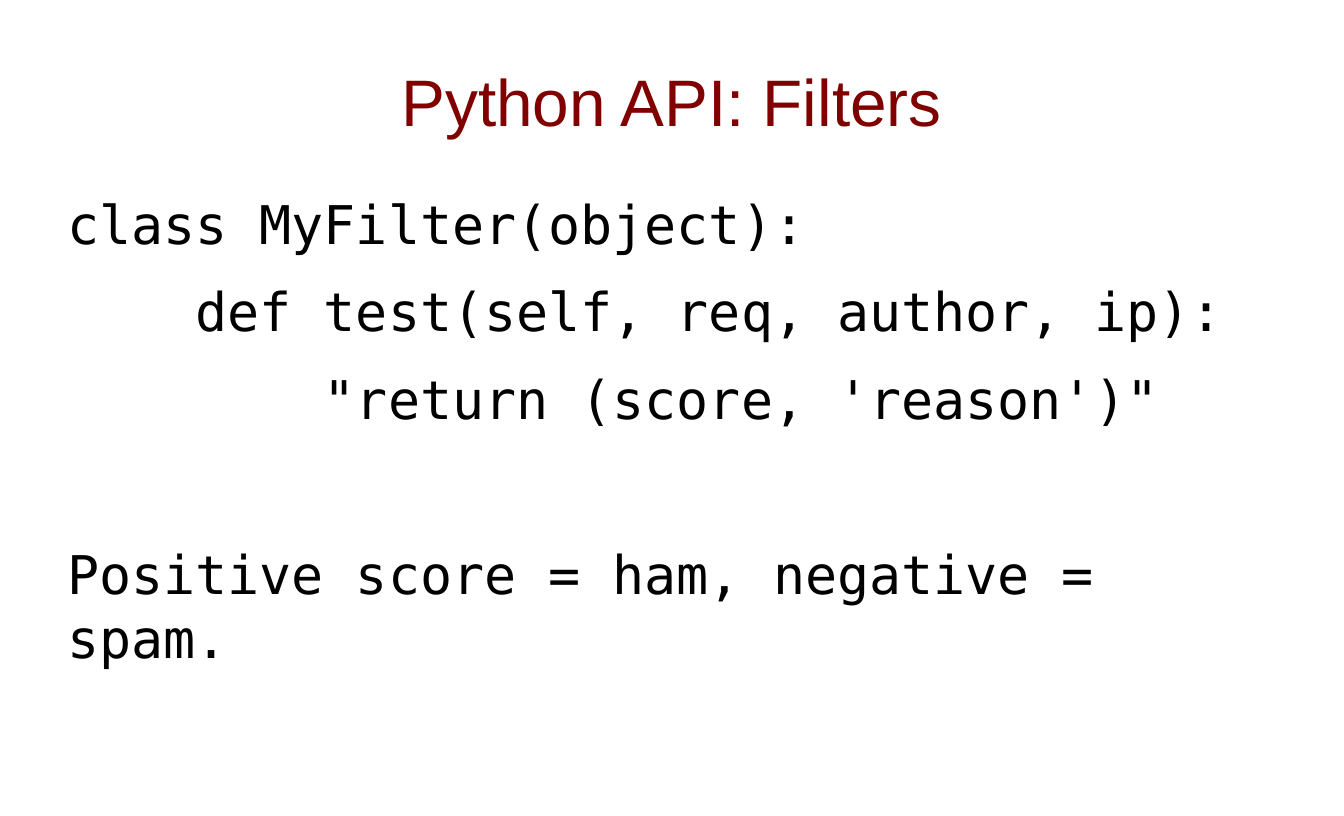
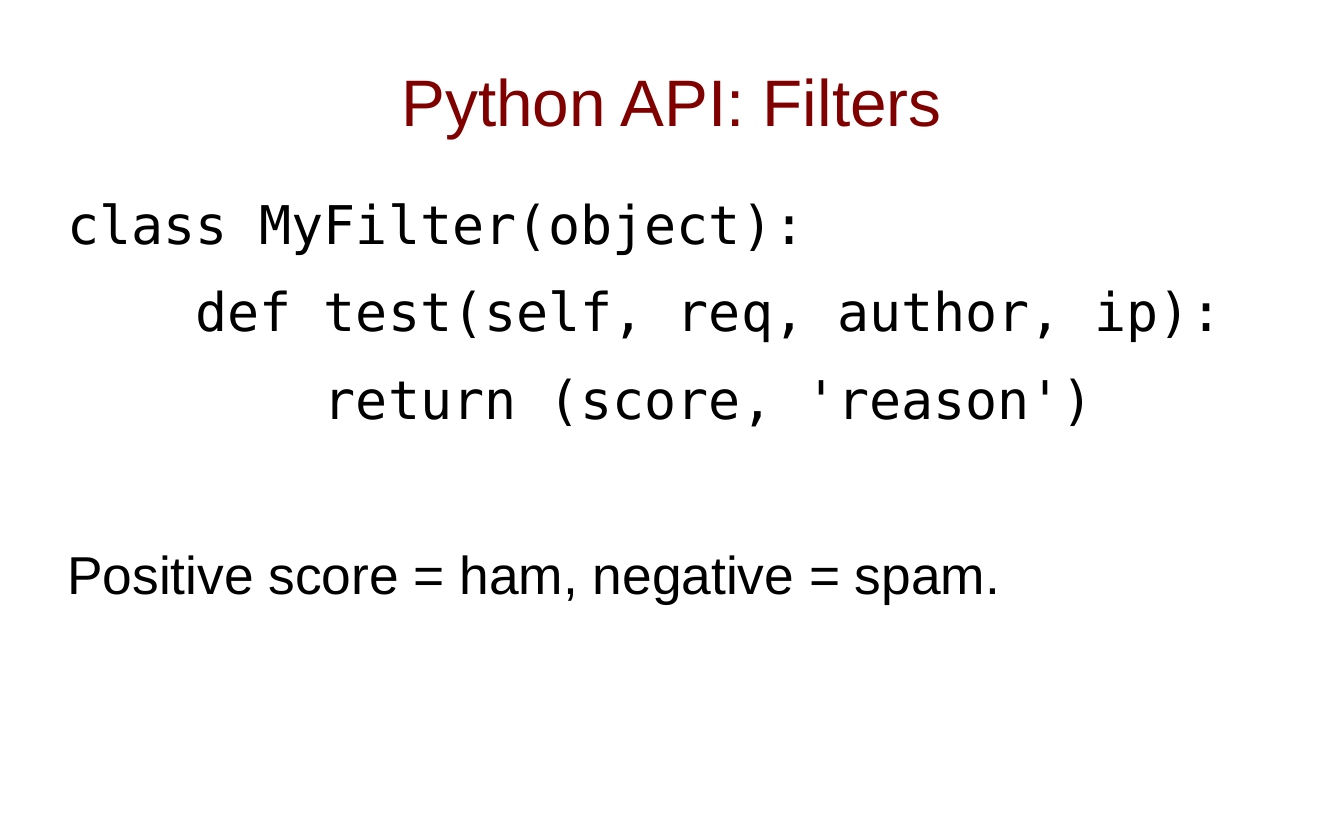
Before and after one commit to slinkp/pygotham_hamage_demo, a slide deck: slide 24 of pygotham2_hamage_slides.odp. Drawn at 1344x816 pixels with LibreOffice and Linux fonts; fonts in the diff are those of the drawing. Boxes give left, top, right and bottom in pixels: in the first picture for what was removed or moved away, otherwise in the second. Text is boxed around its words. In the diff, an @@ line names an element or a change of style, - is before the commit and + after.

Commit message:
post-conference slide tweaks: typos etc

```diff
--- a/pygotham2_hamage_slides.odp
+++ b/pygotham2_hamage_slides.odp
@@ text at <box>324,378,1094,427</box>: text changed @@
-"return (score, 'reason')"
+return (score, 'reason')
@@ text at <box>67,555,1000,604</box>: font DejaVu Sans Mono to Arial in "Positive score = ham, negative = spam." @@
```
Also in this commit, not shown: 7 other slides changed, 1 other file.
